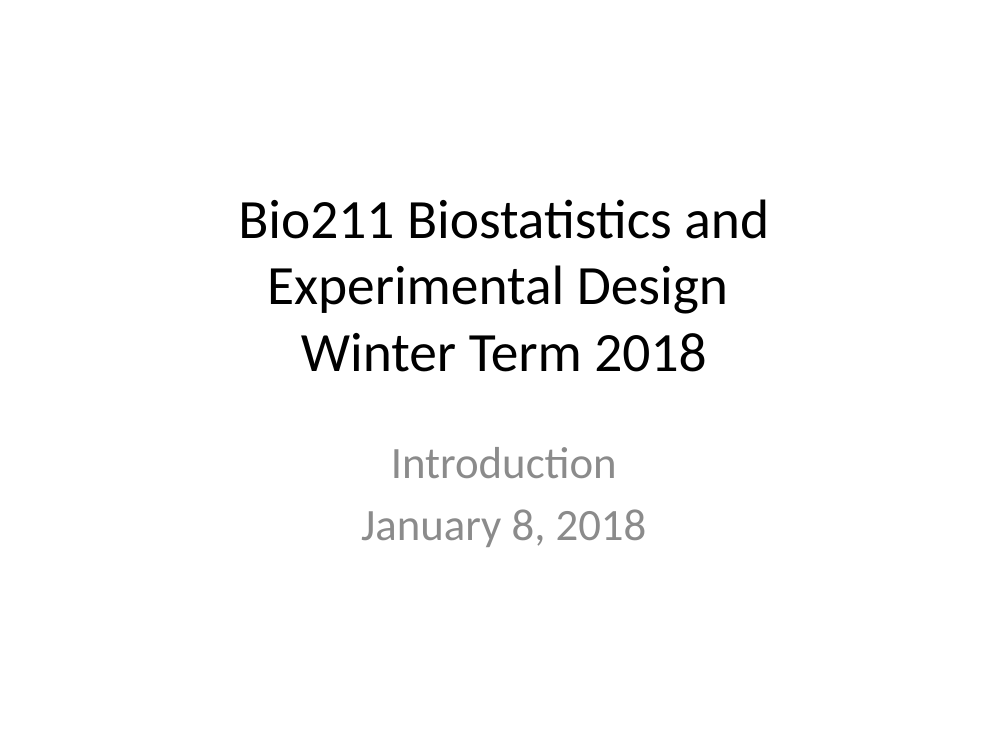
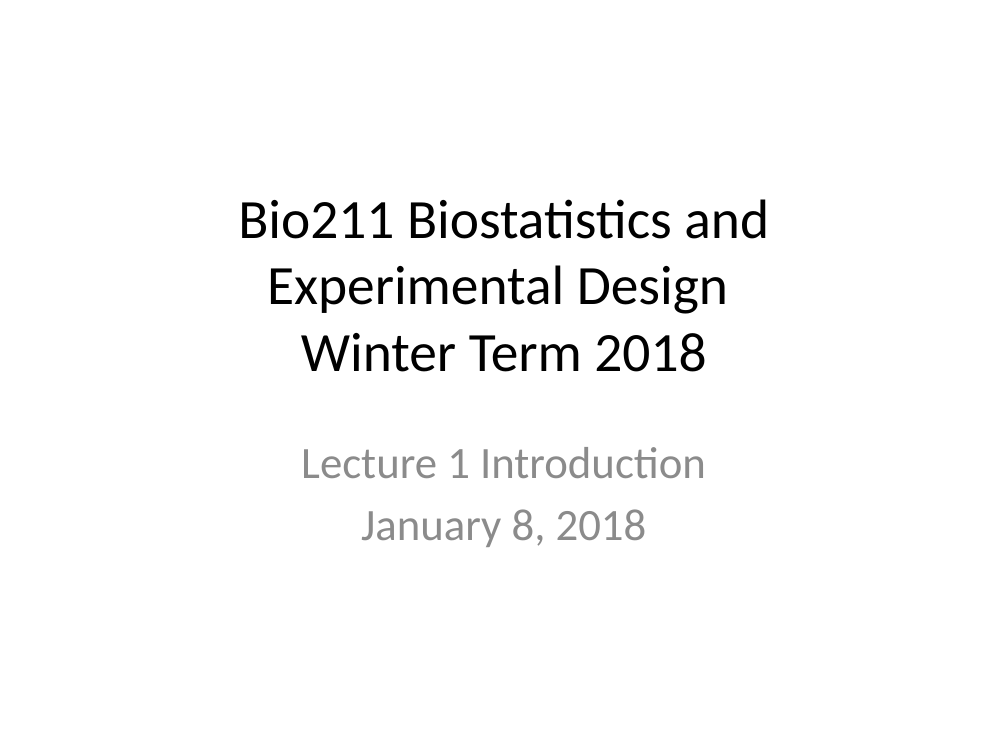
Before and after one commit to mlloyd23/bio211_JAN2018, a slide deck: slide 1 of 1 Introduction.pptx. Drawn at 1008x756 pixels with LibreOffice and Linux fonts; fonts in the diff are those of the drawing. Boxes give left, top, right and bottom in pixels: in the first picture for what was removed or moved away, otherwise in the second. Text is boxed around its words. In the diff, an @@ line names an element or a change of style, - is before the commit and + after.

Commit message:
updated intro lecture

```diff
--- a/1 Introduction.pptx
+++ b/1 Introduction.pptx
@@ subtitle at (x1=301, y1=447, x2=706, y2=478): text changed @@
-Introduction
+Lecture 1 Introduction
```
Also in this commit, not shown: 1 other slide changed, 2 slides added.
